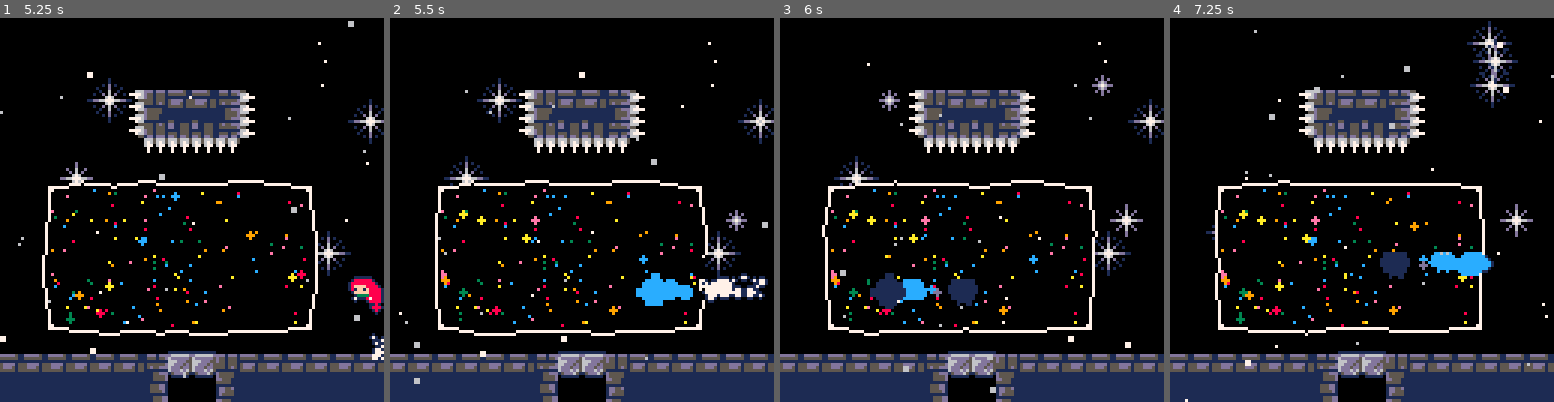
Above: before the commit, frames 1-4 (left to right).
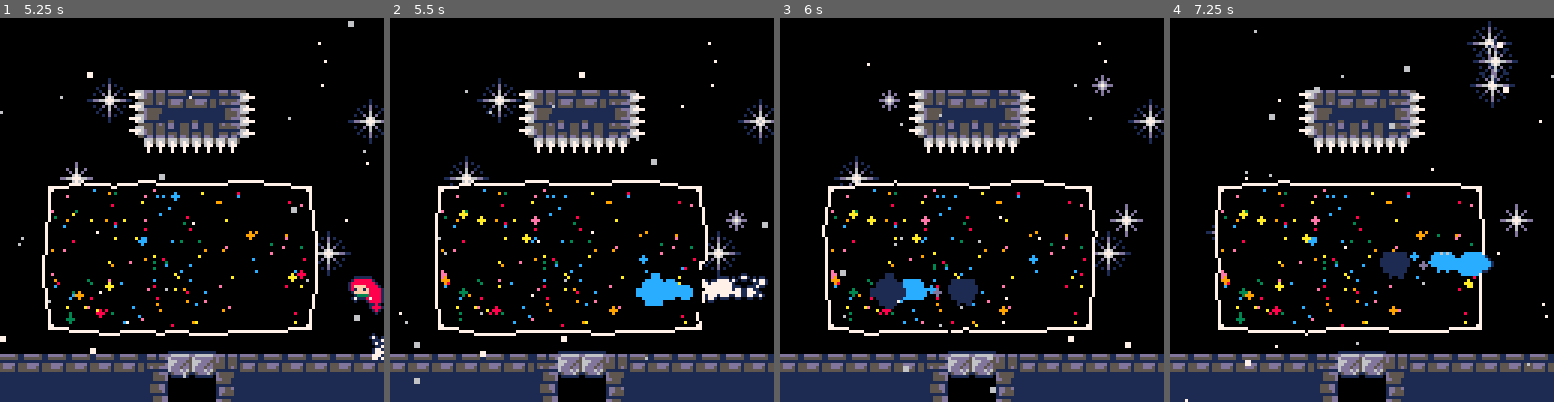
Above: after the commit, the same moments.

Repository: CelesteClassic/newleste.p8
Game: PICO-8 cartridge site.p8
Two runs of this game, one before a commit and one after it. Both use one fixed random seed, a clock stepped at 60 frames per second and the inputs below.
Inputs:
- Up to frame 1 (5.25 s): tap X (X key) at 0.33, 1.07, 1.85, 2.97, 4.08, 5.2 s; tap O (Z key) at 0.7, 1.7, 2.1, 2.5, 2.9, 3.3, 3.7, 4.1, 4.5, 4.9 s; hold Right 1.6-2.1 s; hold Up 2.15-2.42 s; hold Right 2.47-3.03 s; hold Left 3.08-3.58 s; hold Down 3.63-3.97 s; hold Right 4.02-4.68 s; hold Up 4.73-5.03 s; hold Left from 5.08 s (still down)
- Up to frame 2 (5.5 s): keep holding Left; tap O (Z key) at 5.3 s
- Up to frame 3 (6 s): release Left at 5.68 s; tap O (Z key) at 5.7 s; hold Down from 5.73 s (still down)
- Up to frame 4 (7.25 s): release Down at 6.03 s; hold Right 6.08-6.58 s; tap O (Z key) at 6.1, 6.5, 6.9 s; tap X (X key) at 6.32 s; hold Right 6.63-7.13 s; hold Up from 7.18 s (still down)

Frame 1 is identical in both runs. In frame 2, 0.2% of the frame differs, in the area x 75-83%, y 58-79%; in frame 3, 0.3%; in frame 4, 0.4%, in the area x 43-80%, y 46-77%.

Commit message:
optimized dream block cpu usage

Diff:
--- a/site.p8
+++ b/site.p8
@@ -1,5 +1,5 @@
 pico-8 cartridge // http://www.pico-8.com
-version 35
+version 36
 __lua__
 --newleste.p8 base cart
 
@@ -1091,7 +1091,7 @@
         dtimer-=1
         if dtimer==0 then
           dtimer=4
-          create_disp_shape(disp_shapes, hit.x, hit.y)
+          create_disp_shape(disp_shapes, hit.x+4, hit.y+4)
         end
       end
     else
@@ -1115,7 +1115,7 @@
     foreach(particles, function(p)
       local px,py = (p.x+cam_x*p.z-65)%(hitbox.w-2)+1+x, (p.y+cam_y*p.z-65)%(hitbox.h-2)+1+y
       if #disp_shapes!=0 then
-        local d,dx,dy,ds=displace(disp_shapes, vector(px,py))
+        local d,dx,dy,ds=displace(disp_shapes, px,py)
         d=max((6-d), 0)
         px+=dx*ds*d
         py+=dy*ds*d
@@ -1167,7 +1167,7 @@
           if #disp_shapes==0 then
             pset(j,py,dream_blocks_active and 7 or 5)
           else
-            local d,dx,dy,ds=displace(disp_shapes,vector(j,py))
+            local d,dx,dy,ds=displace(disp_shapes,j,py)
             d=max((4-d), 0)
             pset(j+dx*d*ds,py+dy*d*ds,dream_blocks_active and 7 or 5)
           end
@@ -1194,7 +1194,7 @@
           if #disp_shapes==0 then
             pset(px,j,dream_blocks_active and 7 or 5)
           else
-            local d,dx,dy,ds=displace(disp_shapes,vector(px,j))
+            local d,dx,dy,ds=displace(disp_shapes,px,j)
             d=max((4-d), 0)
             pset(px+dx*d*ds,j+dy*d*ds,dream_blocks_active and 7 or 5)
           end
@@ -1205,114 +1205,58 @@
       end
     end
 
-
-      -- line(x,y,x,bottom(),7)
-      -- line(right(),y,right(),bottom(),7)
-      -- for i=x,right(),hitbox.w-1 do
-      --   local rx,lx=i
-      --   for j=y,bottom() do
-      --     if j%8==0 then
-      --       lx=rx
-      --       rx=j==bottom()-7 and i or
-      --             i+(i==x and -1 or 1)*((sin(time()/seeds[i+j-x-y+1])+sin(time()/seeds[i+j+2-x-y])+2)/2)
-      --     end
-      --     local m=(rx-lx)/8
-      --     local px=round(m*(j-(j-j%8))+lx)
-      --     pset(px,j,7)
-      --     if px!=i then
-      --       line(px+sign(i-px),j,i,j,0)
-      --     end
-      --   end
-      -- end
       for i=x+1,right()-1,hitbox.w-3 do
         for j=y+1,bottom()-1,hitbox.h-3 do
           pset(i,j,dream_blocks_active and 7 or 5)
         end
       end
-    -- else
-    --   local first,last=disp_shapes[1],disp_shapes[#disp_shapes]
-
-    --   minx=min(first.pos.x-first.r-4,last.pos.x-last.r-4)
-    --   maxx=max(first.pos.x+first.r+4,last.pos.x+last.r+4)
-    --   miny=min(first.pos.y-first.r-4,last.pos.y-last.r-4)
-    --   maxy=max(first.pos.y+first.r+4,last.pos.y+last.r+4)
-
-    --   if minx>x then
-    --     line(x,y,minx-1,y)
-    --     line(x,bottom(),minx-1,bottom())
-    --   end
-    --   if maxx<right() then
-    --     line(maxx+1,y,right(),y)
-    --     line(maxx+1,bottom(),right(),bottom())
-    --   end
-
-    --   if miny>y then
-    --     line(x,y,x,miny-1)
-    --     line(right(),y,right(),miny-1)
-    --   end
-    --   if maxy<bottom() then
-    --     line(x,maxy,x,bottom())
-    --     line(right(),maxy,right(),bottom())
-    --   end
-
-    --   for x_=max(minx,x),min(maxx,right()) do
-    --     for y_=y,bottom(),bottom()-y do
-    --       local d,dx,dy,ds=displace(disp_shapes,vector(x_,y_))
-    --       d=max((4-d), 0)
-    --       rectfill(x_+dx*d*ds,y_+dy*d*ds,x_+dx*d*ds,y_+dy*d*ds)
-    --     end
-    --   end
-    --   for x_=x,right(),right()-x do
-    --     for y_=max(miny,y),min(maxy,bottom()) do
-    --       local d,dx,dy,ds=displace(disp_shapes,vector(x_,y_))
-    --       d=max((4-d), 0)
-    --       rectfill(x_+dx*d*ds,y_+dy*d*ds,x_+dx*d*ds,y_+dy*d*ds)
-    --     end
-    --   end
-    -- end
-    --[[pset(x, y, 0)
-    pset(x, bottom(), 0)
-    pset(right(), y, 0)
-    pset(right(), bottom(), 0)]]--
   end
 }
---</dream_block>--
 
 
 function create_disp_shape(tbl,x,y)
-  add(tbl, {pos=vector(x,y),r=0})
+  add(tbl, {x,y,0}) --x,y,r
 end
 
 function update_disp_shapes(tbl)
   for i in all(tbl) do
-    i.r+=2
-    if i.r >= 15 then
+    i[3]+=2
+    if i[3] >= 15 then
       del(tbl, i)
     end
   end
 end
 
-function displace(tbl, p)
-  local d,ds,po,s = 10000,0,vector(0,0),0
+function displace(tbl, px,py)
+  local d,ds,pox,poy,s = 10000,0,0,0,0
   for i in all(tbl) do
-    local td,ts,tpo = sdf_circ(p, i.pos, i.r)
-    if td<d then
-      d,ds,po,s=td,ts,tpo,i.r
-    end
-  end
-  local gx, gy = sdg_circ(po, ds, s)
+    local ox,oy,r=i[1],i[2],i[3]
+    if abs(px-ox)+abs(py-oy)<=20 then
+      --cpu optimization - if the manhatten distance is far enough, we don't care anyway
+      local td,ts,tpox,tpoy = sdf_circ(px,py, ox,oy,r)
+      if td<d then
+        d,ds,pox,poy,s=td,ts,tpox,tpoy,r
+      end
+    end
+  end
+  if d>10 then
+    return d,0,0,0
+  end
+  local gx, gy = sdg_circ(pox,poy, ds, s)
   return d,gx,gy,(15-s)/15
 end
 
-function sdg_circ(po, d, r)
-  return sign(d-r)*(po.x/d), sign(d-r)*(po.y/d)
-end
-
-function sdf_circ(p, origin, r)
-  local po = vec_sub(p,origin)
-  local d = vec_len(po)
-  return abs(d-r), d, po
-end
+function sdg_circ(pox,poy, d, r)
+  local s=sign(d-r)/d
+  return s*pox, s*poy
+end
+
+function sdf_circ(px,py, ox, oy, r)
+  local pox,poy = px-ox,py-oy
+  local d = vec_len(pox,poy)
+  return abs(d-r), d, pox,poy
+end
+--</dream_block>--
 
 psfx=function(num)
   if sfx_timer<=0 then
@@ -1862,9 +1806,9 @@
 --   return sqrt(vec_len_sqr(a))
 -- end
 
-function vec_len(a)
- local maskx,masky=a.x>>31,a.y>>31
- local a0,b0=(a.x+maskx)^^maskx,(a.y+masky)^^masky
+function vec_len(x,y)
+ local maskx,masky=x>>31,y>>31
+ local a0,b0=(x+maskx)^^maskx,(y+masky)^^masky
  if a0>b0 then
   return a0*0.9609+b0*0.3984
  end
@@ -1872,7 +1816,7 @@
 end
 
 function vec_sub(a,b)
-  return vector(a.x-b.x, a.y-b.y)
+  return {a[1]-b[1],a[2]-b[2]}
 end
 --</dream_block>
 
